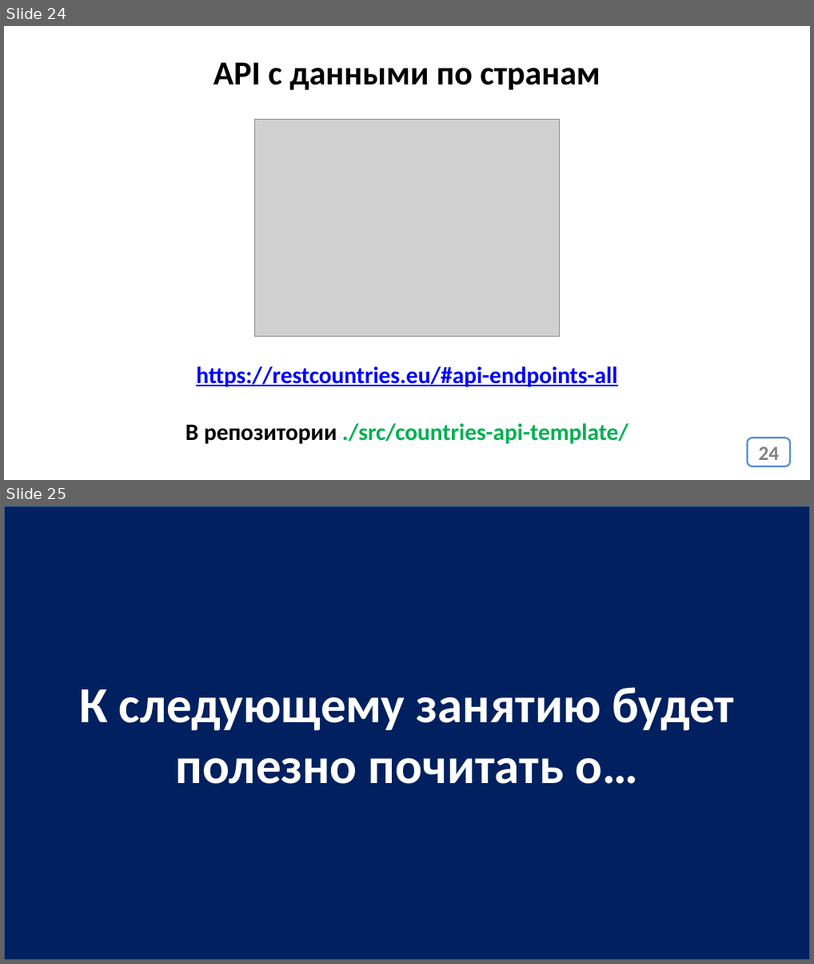
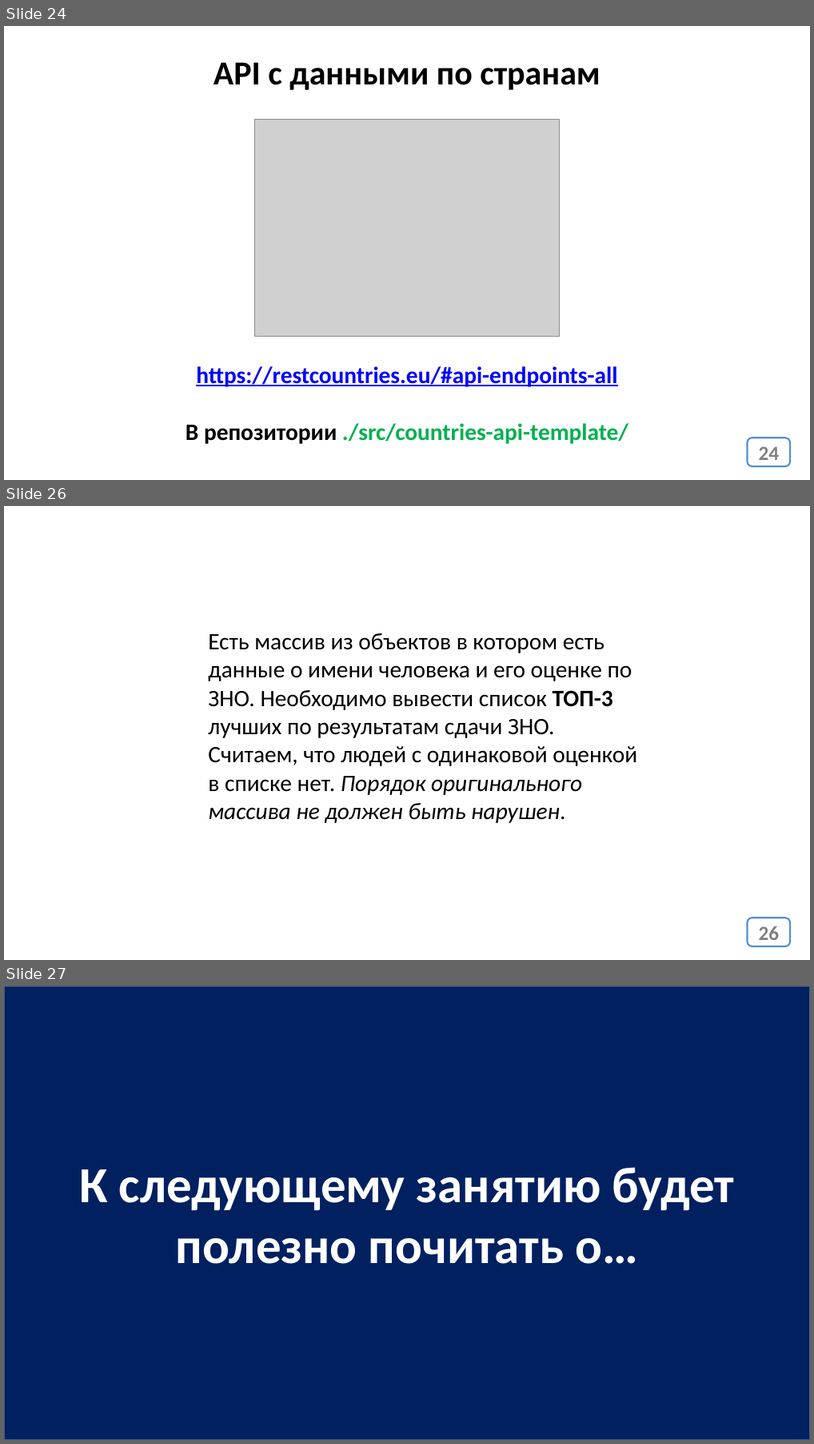
Before and after one commit to js-11-ort-dnipro/lesson03, a slide deck: lesson03.pptx. Shown one above the other, each under a label of ours: slides 24 and 25 before the commit, slides 24, 26 and 27 after it; the slides between them are not shown. The pictures are 814x964 and 814x1444 pixels, drawn with LibreOffice and Linux fonts; fonts in the diff are those of the drawing; grey boxes stand for pictures. Boxes give left, top, right and bottom in pixels: in the first picture for what was removed or moved away, otherwise in the second. Text is boxed around its words. In the diff, an @@ line names an element or a change of style, - is before the commit and + after.

```diff
--- a/lesson03.pptx
+++ b/lesson03.pptx
@@ slide 26 added at (4, 506, 810, 960), background #FFFFFF @@
@@ text added at (208, 633, 638, 823), 28 pt, text #000000 @@
+Есть массив из объектов в котором есть данные о имени человека и его оценке по ЗНО. Необходимо вывести список ТОП-3 лучших по результатам сдачи ЗНО. Считаем, что людей с одинаковой оценкой в списке нет. Порядок оригинального массива не должен быть нарушен.
@@ rectangle added at (222, 853, 222, 872), fill #FFFFFF @@
@@ page number added at (748, 917, 791, 946), fill #FFFFFF, outline #558ED5 2 pt, 24 pt, text #808080, bold @@
+26
@@ what was slide 25 is now slide 27 @@
```
Also in this commit, not shown: 1 other slide added, 1 other file.
